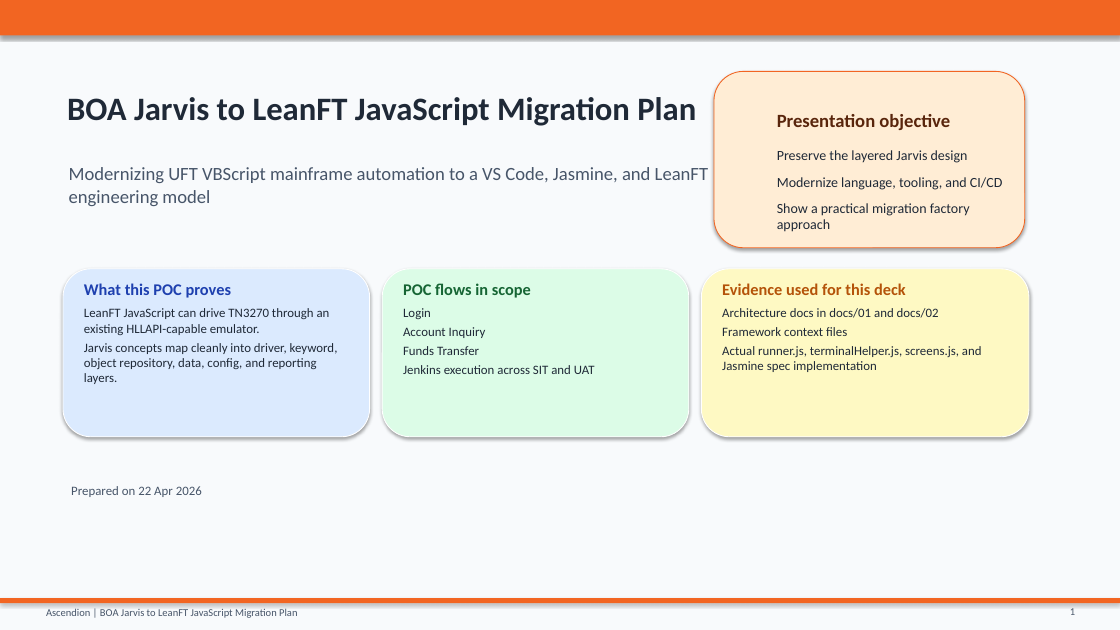
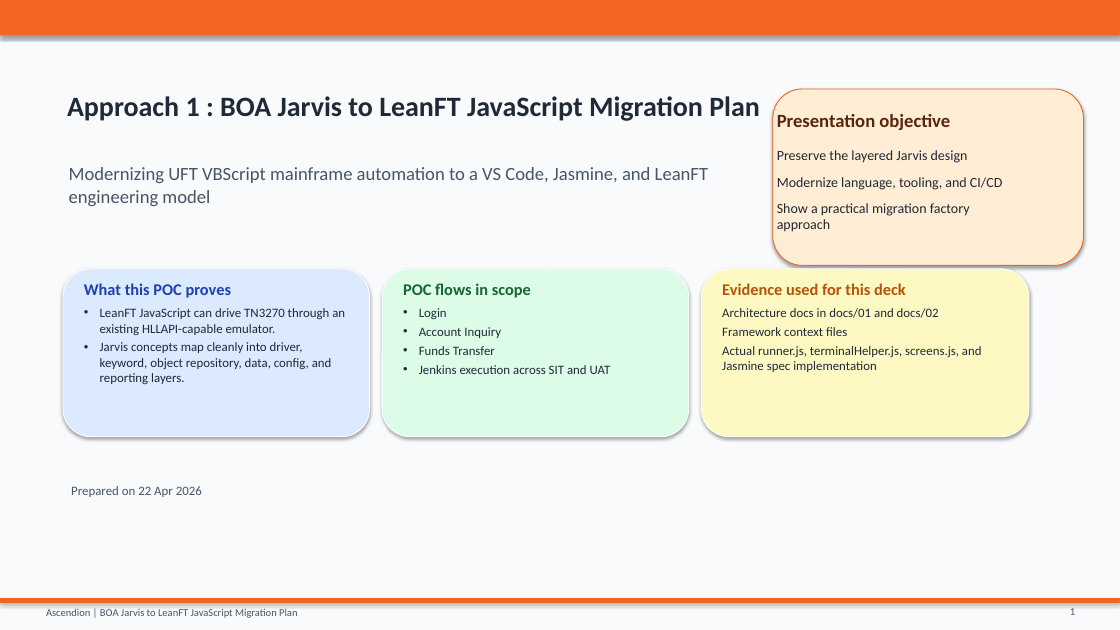
Before and after one commit to Ascen-dion/bank_of_america_leanft_javascript_poc, a slide deck: slide 2 of docs/presentation/BOA_Jarvis_to_LeanFT_Migration_Plan_updated_Final.pptx (slide 1 before the commit). Drawn at 1120x630 pixels with LibreOffice and Linux fonts; fonts in the diff are those of the drawing. Boxes give left, top, right and bottom in pixels: in the first picture for what was removed or moved away, otherwise in the second. Text is boxed around its words. In the diff, an @@ line names an element or a change of style, - is before the commit and + after.

Commit message:
ppt

```diff
--- a/docs/presentation/BOA_Jarvis_to_LeanFT_Migration_Plan_updated_Final.pptx
+++ b/docs/presentation/BOA_Jarvis_to_LeanFT_Migration_Plan_updated_Final.pptx
@@ rounded rectangle moved from (x1=714, y1=71, x2=1025, y2=248) to (x1=773, y1=89, x2=1084, y2=266) @@
@@ text at (x1=67, y1=96, x2=760, y2=121): text changed; size 28 to 24 pt @@
-BOA Jarvis to LeanFT JavaScript Migration Plan
+Approach 1 : BOA Jarvis to LeanFT JavaScript Migration Plan
@@ text "LeanFT JavaScript can drive TN3270 ..." at (x1=100, y1=308, x2=345, y2=384): bullet none to • @@
@@ text "Login" at (x1=419, y1=308, x2=611, y2=374): bullet none to • @@
```
Also in this commit, not shown: 2 other slides changed, 1 slide added, 3 other files.
